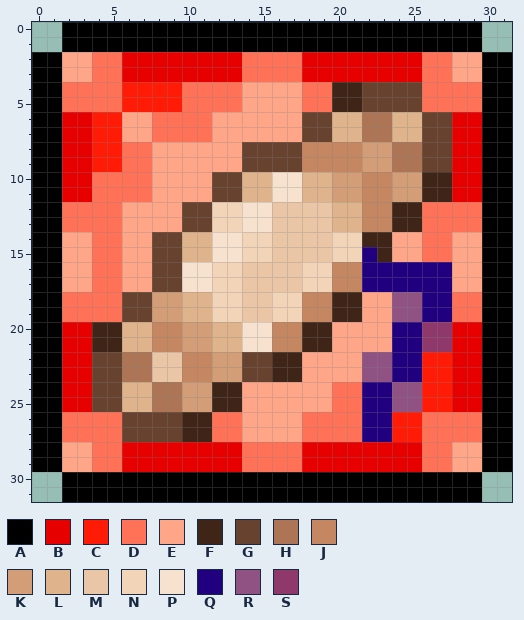
Two versions of one pixel-art sprite, Buffs/SorenessDebuff_7.png. Above, as it was before the edit.
The file is 32x32 pixels.
Palette (. is transparent): A #000000  B #e70000  C #ff1b05  D #ff7257  E #ffa588  F #3e2517  G #67422e  H #ad7555  J #c58662  K #d29d77  L #dfb38b  M #eac6a6  N #f2d4b9  P #f6e2cf  Q #21007f  R #8f5283  S #8f386b
Now the later version:
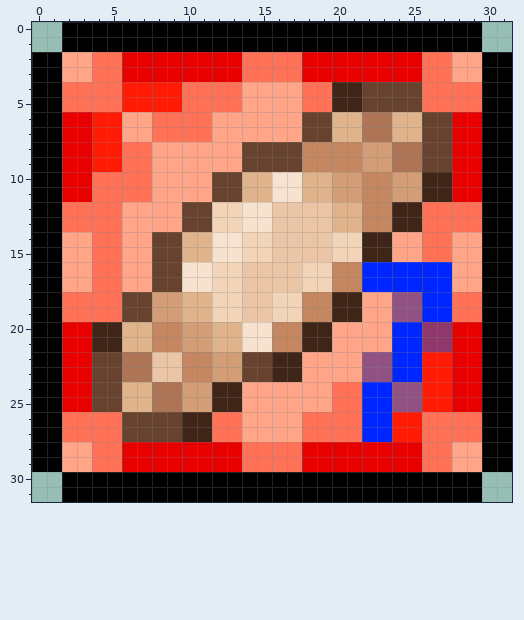
Difference:
Colour Q changes from #21007f to #0026ff.
Colour Q gives way to colour F in row 15 at x 22.
Where, in picture pixels (left, top, right, bottom), the same in both pictures:
changed: (362, 247, 452, 442)
